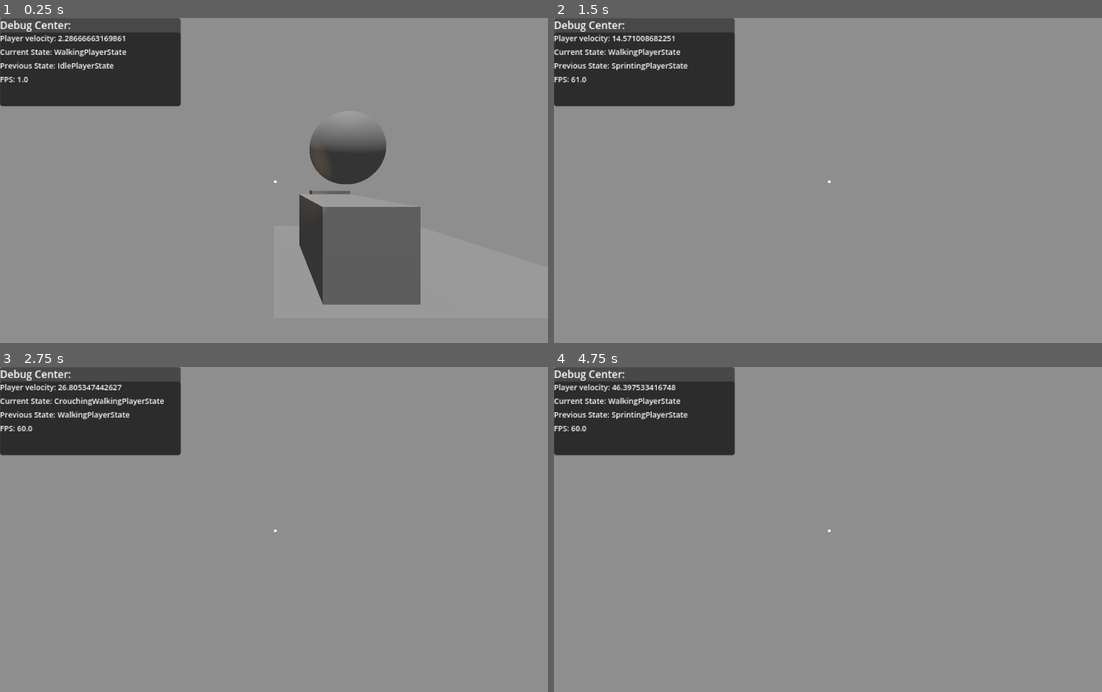
Above: before the commit, frames 1-4 (two rows, left to right).
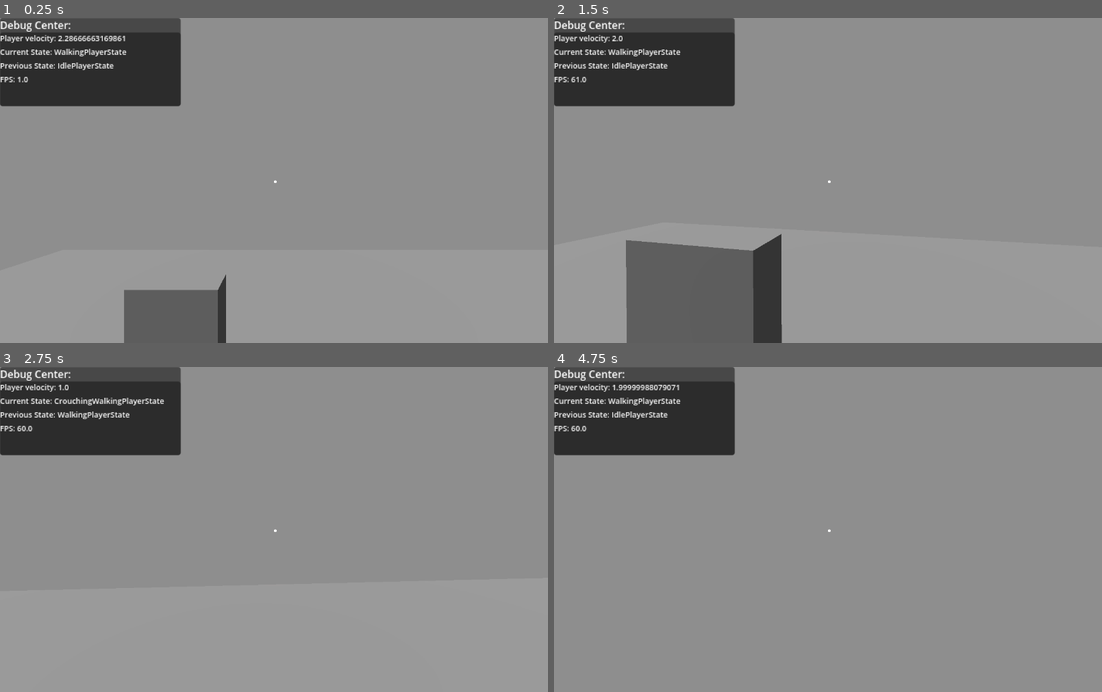
Above: after the commit, the same moments.

Repository: josecarlosn/lowpoly
Game: Godot game, scene res://Scenes/test.tscn
The game is run twice, just before and just after one commit, with the same random seed, the same clock (stepped at 60 frames per second) and the same inputs. This scene is started directly instead of the project's main scene.
Inputs (mouse positions are in pixels of both pictures, inside the frame that each line leads up to):
- Up to frame 1 (0.25 s): no input
- Up to frame 2 (1.5 s): tap Enter (ui_accept) at 0.5 s; move the mouse to (855, 180) at 0.52 s; hold W (ui_up) from 0.53 s (still down); tap Ctrl (crouch) at 0.6, 1.35 s; click (855, 180) at 0.67 s; tap Space (jump) at 0.77 s; move the mouse to (800, 180) at 1.27 s
- Up to frame 3 (2.75 s): keep holding W (ui_up); tap Space (jump) at 1.52 s; move the mouse to (284, 523) at 2.02 s; right-click (284, 523) at 2.1 s; tap Ctrl (crouch) at 2.3 s
- Up to frame 4 (4.75 s): keep holding W (ui_up); move the mouse to (822, 536) at 2.77 s; tap Shift (sprint) at 2.85 s; click (822, 536) at 2.92 s; tap Space (jump) at 3.02, 3.77, 4.52 s; tap Ctrl (crouch) at 3.05, 3.8, 4.55 s; move the mouse to (866, 532) at 3.52 s; tap E (use) at 3.6 s; move the mouse to (784, 526) at 4.27 s; tap Q at 4.35 s

The runs differ from the first frame. In frame 1, 11% of the frame differs, in the area x 22-77%, y 34-100%; in frame 2, 8.8%; in frame 3, 0.1%; in frame 4, 0.3%.
Error before the commit: Invalid type in function 'play' in base 'AnimationPlayer'. Cannot convert argument 3 from Nil to float. (res://Entities/Player/character_body_3d.gd:84)

Commit message:
feat: footsteps sounds

Diff:
--- a/Entities/Player/character_body_3d.gd
+++ b/Entities/Player/character_body_3d.gd
@@ -3,10 +3,11 @@
 
 const FORCA_EMPURRAO = 1.0
 @export_category("Player Settings")
-@export var SPRINT_SPEED := 5.0
+@export var SPRINT_SPEED := 4.0
 @export var DEFAULT_SPEED := 2
 @export var CROUCH_SPEED := 1
 @export var JUMP_VELOCITY := 2.5
+
 @export_range(1, 10, 0.1) var CROUCH_ANIMATION_SPEED = 5.0
 var SPEED := DEFAULT_SPEED
 
@@ -16,13 +17,17 @@
 var _can_jump : bool = true
 var can_move : bool = true
 var is_paused = false
-
+var _was_on_floor: bool = true
 @onready var camera: PlayerCamera = $head/Camera3D
 @onready var head = $head
 @onready var player_movement: PlayerMovement = $PlayerMovement
 @onready var player_input: PlayerInput = $PlayerInput  # ← novo
 @onready var detected = null
 @onready var state_machine: StateMachine = $StateMachine
+
+@onready var wood_step: AudioStreamPlayer3D = $PlayerSounds/WoodStep
+@onready var floor_type_ray: RayCast3D = $FloorTypeRay
+
 
 func _ready() -> void:
 	floor_snap_length = 0.3
@@ -57,6 +62,12 @@
 
 func _process(delta: float) -> void:
 	camera.smooth_rotation(delta)
+
+	var just_landed = not _was_on_floor and is_on_floor()
+	if just_landed:
+		play_step_sounds()
+
+	_was_on_floor = is_on_floor()
 	#print("Pode correr? >", _can_sprint)
 	#print("Está correndo? > ", _is_sprinting)
 
@@ -98,3 +109,10 @@
 func toggle_jump():
 	if is_on_floor() and _can_jump:
 		velocity.y = JUMP_VELOCITY
+
+
+func play_step_sounds():
+	if floor_type_ray.is_colliding():
+		var floor = floor_type_ray.get_collider()
+		if floor.is_in_group("wood_floor"):
+			wood_step.play()
--- /dev/null
+++ b/Entities/Player/floor_type_ray.gd
@@ -0,0 +1 @@
+extends RayCast3D
--- a/Entities/Player/player.tscn
+++ b/Entities/Player/player.tscn
@@ -15,6 +15,9 @@
 [ext_resource type="PackedScene" uid="uid://bkc1ju50eqte1" path="res://Scenes/snow_particles.tscn" id="13_owvpp"]
 [ext_resource type="Script" uid="uid://douit1scy43ov" path="res://Entities/Player/player_input.gd" id="14_xr8lj"]
 [ext_resource type="Script" uid="uid://cmgcv8c2gwa00" path="res://Entities/Player/player_move.gd" id="15_r8fok"]
+[ext_resource type="AudioStream" uid="uid://ca55bkiouihsq" path="res://Sounds/FootSteps/Wood/WoodFootSteps_002.wav" id="16_0poeq"]
+[ext_resource type="AudioStream" uid="uid://doqndtlmxwpxu" path="res://Sounds/FootSteps/Wood/WoodFootSteps_003.wav" id="17_ppdlg"]
+[ext_resource type="AudioStream" uid="uid://dwvais5s4nuu" path="res://Sounds/FootSteps/Wood/WoodFootSteps_004.wav" id="18_v7p16"]
 
 [sub_resource type="SystemFont" id="SystemFont_gjmho"]
 subpixel_positioning = 0
@@ -182,6 +185,14 @@
 &"standup": SubResource("Animation_m7jmp")
 }
 
+[sub_resource type="AudioStreamRandomizer" id="AudioStreamRandomizer_avsg8"]
+random_pitch = 1.0148383
+random_volume_offset_db = 2.83
+streams_count = 3
+stream_0/stream = ExtResource("16_0poeq")
+stream_1/stream = ExtResource("17_ppdlg")
+stream_2/stream = ExtResource("18_v7p16")
+
 [node name="Player" type="CharacterBody3D" unique_id=418249368]
 script = ExtResource("1_dqkch")
 
@@ -190,7 +201,7 @@
 [node name="Camera3D" type="Camera3D" parent="head" unique_id=554054527]
 transform = Transform3D(1, 0, 0, 0, 1, 0, 0, 0, 1, 0, 1.5576072, -0.044962525)
 script = ExtResource("2_r8fok")
-bob_freq = 5.0
+bob_freq = 4.5
 bob_amp = 0.025
 
 [node name="interactRay" type="RayCast3D" parent="head/Camera3D" unique_id=1915562258]
@@ -424,3 +435,13 @@
 
 [node name="PlayerMovement" type="Node" parent="." unique_id=1913735012]
 script = ExtResource("15_r8fok")
+
+[node name="PlayerSounds" type="Node3D" parent="." unique_id=843719486]
+
+[node name="WoodStep" type="AudioStreamPlayer3D" parent="PlayerSounds" unique_id=683862867]
+stream = SubResource("AudioStreamRandomizer_avsg8")
+volume_db = 30.164
+bus = &"Steps"
+
+[node name="FloorTypeRay" type="RayCast3D" parent="." unique_id=2126515346]
+transform = Transform3D(1, 0, 0, 0, 1, 0, 0, 0, 1, 0, 1.100776, 0)
--- a/Entities/Player/player_camera_3d.gd
+++ b/Entities/Player/player_camera_3d.gd
@@ -19,7 +19,7 @@
 var target_camera_rotation_x := 0.0
 
 @onready var head = get_parent()
-
+@onready var player = $"../.."
 func handle_mouse_motion(event: InputEventMouseMotion) -> void:
 	target_head_rotation_y -= deg_to_rad(event.relative.x * mouse_sense)
 	target_camera_rotation_x -= deg_to_rad(event.relative.y * mouse_sense)
@@ -46,8 +46,7 @@
 
 	var descending = pos.y < _prev_bob_y
 	if _was_descending and not descending:
-		_step_count += 1
-		print("step", _step_count)
+		player.play_step_sounds()
 
 	_was_descending = descending
 	_prev_bob_y = pos.y
--- a/Scenes/test.tscn
+++ b/Scenes/test.tscn
@@ -11,18 +11,13 @@
 
 [node name="Test" type="Node3D" unique_id=1448848696]
 
-[node name="CSGBox3D" type="CSGBox3D" parent="." unique_id=1101693040]
-transform = Transform3D(1, 0, 0, 0, 1, 0, 0, 0, 1, -2, 0, -2)
+[node name="CSGBox3D" type="CSGBox3D" parent="." unique_id=1101693040 groups=["wood_floor"]]
+transform = Transform3D(1, 0, 0, 0, 1, 0, 0, 0, 1, 0, 0, -4)
 use_collision = true
-size = Vector3(4, 0.001, 4)
+size = Vector3(16, 0.001, 8)
 
 [node name="Player" parent="." unique_id=418249368 instance=ExtResource("1_lc1oi")]
-transform = Transform3D(1, 0, 0, 0, 1, 0, 0, 0, 1, -4, 0, 2)
-SPRINT_SPEED = null
-DEFAULT_SPEED = null
-CROUCH_SPEED = null
-JUMP_VELOCITY = null
-CROUCH_ANIMATION_SPEED = null
+transform = Transform3D(1, 0, 0, 0, 1, 0, 0, 0, 1, -1.3999996, 0.90000004, -1.3)
 
 [node name="WorldEnvironment" type="WorldEnvironment" parent="." unique_id=1197587641]
 environment = SubResource("Environment_lc1oi")
--- /dev/null
+++ b/default_bus_layout.tres
@@ -0,0 +1,31 @@
+[gd_resource type="AudioBusLayout" format=3 uid="uid://de1ebusacmkpt"]
+
+[sub_resource type="AudioEffectReverb" id="AudioEffectReverb_j3pel"]
+resource_name = "Reverb"
+room_size = 0.11
+wet = 0.07
+
+[sub_resource type="AudioEffectEQ10" id="AudioEffectEQ10_j3pel"]
+resource_name = "EQ10"
+band_db/31_hz = -60.0
+band_db/62_hz = -60.0
+band_db/125_hz = -60.0
+band_db/250_hz = -60.0
+band_db/500_hz = -60.0
+band_db/1000_hz = -9.0
+band_db/2000_hz = -41.5
+band_db/4000_hz = -60.0
+band_db/8000_hz = -60.0
+band_db/16000_hz = -60.0
+
+[resource]
+bus/1/name = &"Steps"
+bus/1/solo = false
+bus/1/mute = false
+bus/1/bypass_fx = false
+bus/1/volume_db = -1.7170057
+bus/1/send = &"Master"
+bus/1/effect/0/effect = SubResource("AudioEffectReverb_j3pel")
+bus/1/effect/0/enabled = true
+bus/1/effect/1/effect = SubResource("AudioEffectEQ10_j3pel")
+bus/1/effect/1/enabled = true
--- a/project.godot
+++ b/project.godot
@@ -42,6 +42,10 @@
 import/size/viewport_height=480
 import/size/viewport_width=640
 import/stretch/mode="viewport"
+
+[global_group]
+
+wood_floor=""
 
 [importer_defaults]
 
Not shown, added: Entities/Player/floor_type_ray.gd.uid
Not shown, added: Sounds/FootSteps/Wood/WoodFootSteps_001.wav.import
Not shown, added: Sounds/FootSteps/Wood/WoodFootSteps_002.wav.import
Not shown, added: Sounds/FootSteps/Wood/WoodFootSteps_003.wav.import
Not shown, added: Sounds/FootSteps/Wood/WoodFootSteps_004.wav.import
Not shown, added: Sounds/FootSteps/Wood/WoodFootSteps_005.wav.import
Not shown, added: Sounds/FootSteps/Wood/WoodFootSteps_001.wav
Not shown, added: Sounds/FootSteps/Wood/WoodFootSteps_002.wav
Not shown, added: Sounds/FootSteps/Wood/WoodFootSteps_003.wav
Not shown, added: Sounds/FootSteps/Wood/WoodFootSteps_004.wav
Not shown, added: Sounds/FootSteps/Wood/WoodFootSteps_005.wav
